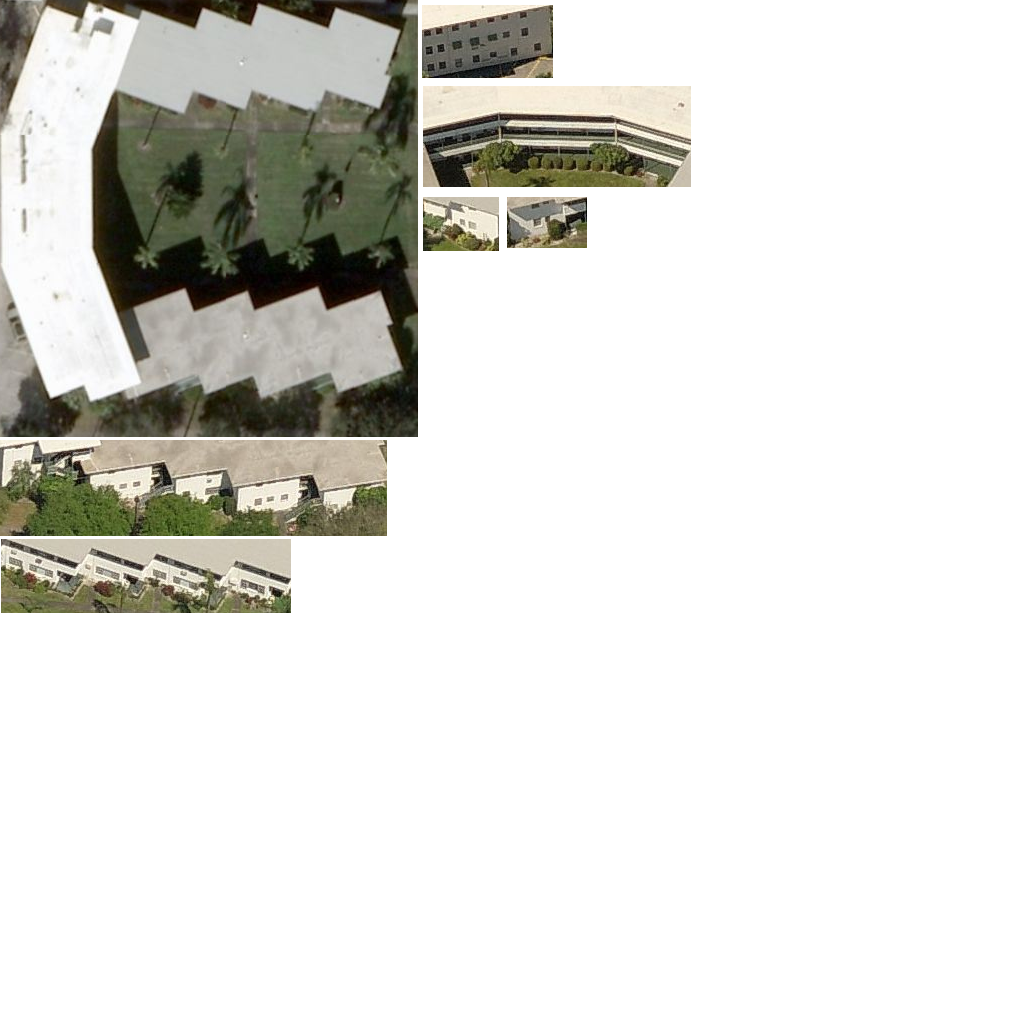
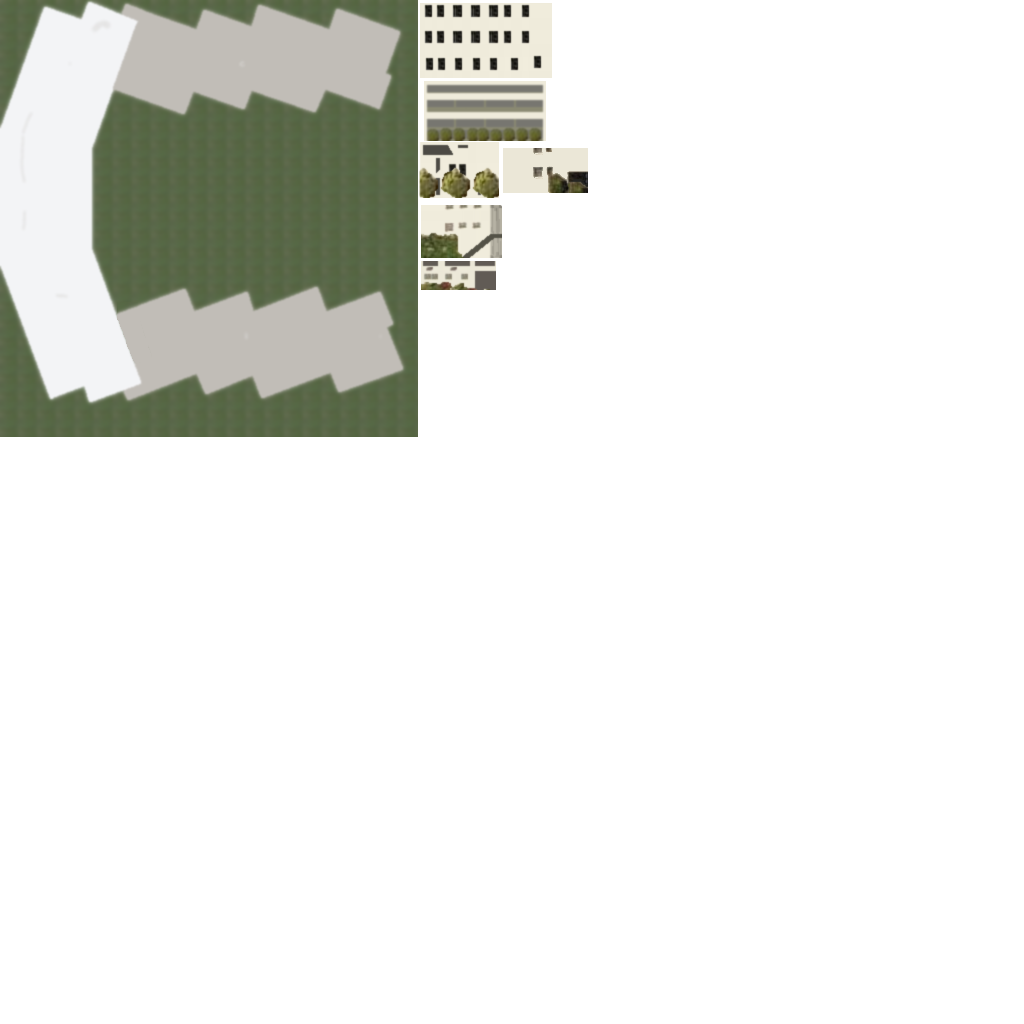
Layer changes from the first 1024 x 1024 image to the second:
added layer "Pasted Layer copy" above "Pasted Layer" over (421, 261, 496, 290)
hid "Pasted Layer#6" over (1, 539, 291, 613)
added layer "Pasted Layer#10" above "Pasted Layer#9" over (421, 205, 502, 258)
hid "Pasted Layer#5" over (0, 440, 387, 536)
added layer "Pasted Layer#8" above "Pasted Layer#4" over (503, 148, 588, 193)
hid "Pasted Layer#4", painted on it over (498, 130, 590, 248)
added layer "Pasted Layer#7" above "Pasted Layer#3" over (419, 142, 499, 198)
hid "Pasted Layer#3", painted on it over (419, 150, 503, 258)
renamed "Pasted Layer#2" to "Inner side big", painted on it over (423, 81, 691, 187)
added layer "Backside" above "Backside orig" over (420, 3, 552, 78)
renamed "Pasted Layer#1" to "Backside orig", hid it over (422, 5, 553, 78)
added layer "roof" above "roof orig" over (0, 0, 418, 437)
renamed "Pasted Layer" to "roof orig", hid it over (0, 0, 418, 437)
